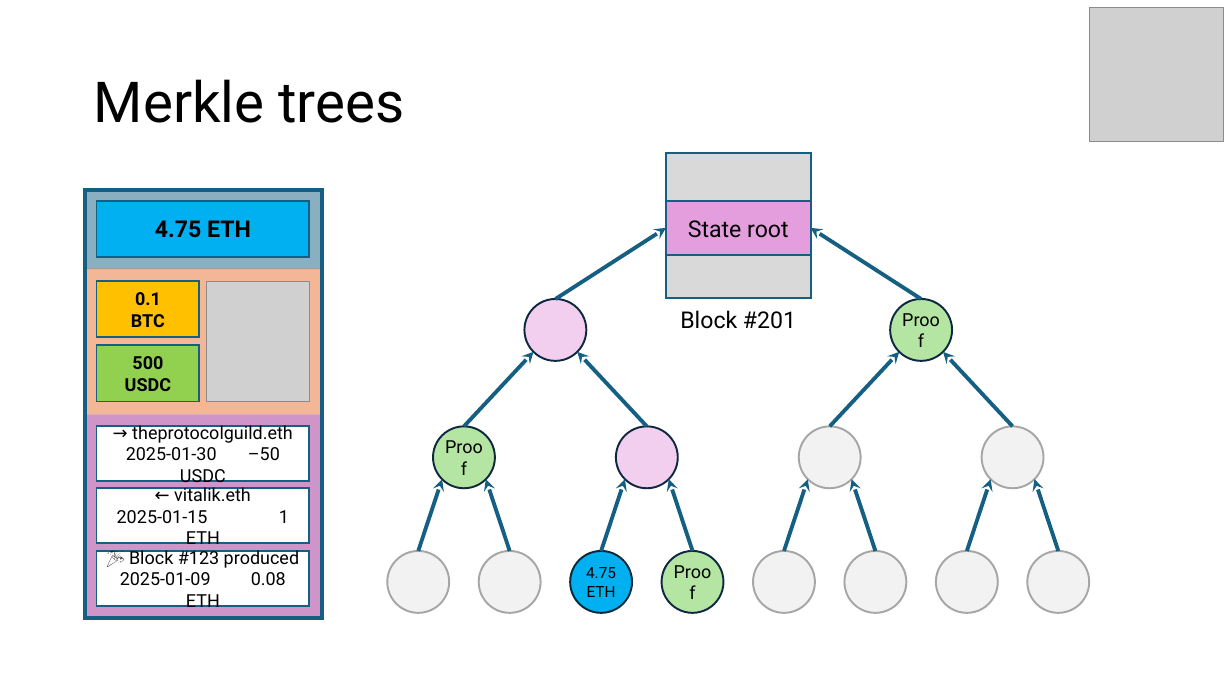
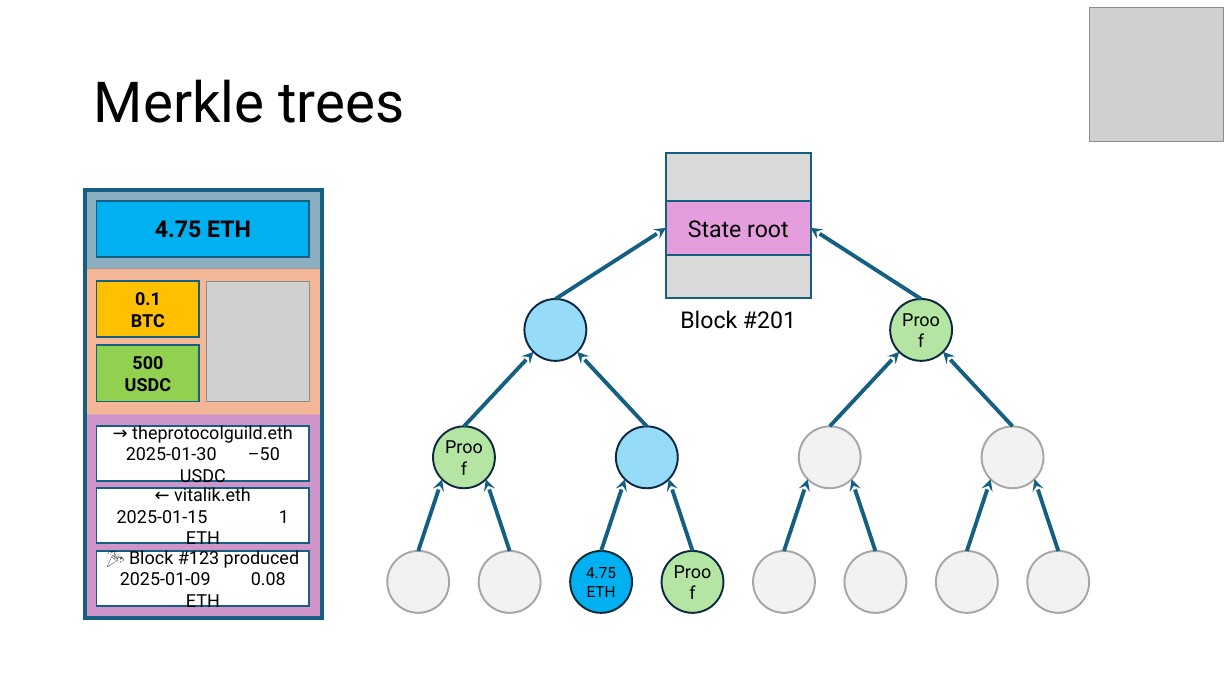
Before and after one commit to etan-status/purified-web3, a slide deck: slide 22 of Slides/2025-EthereumZuri.ch.pptx. Drawn at 1232x693 pixels with LibreOffice and Linux fonts; fonts in the diff are those of the drawing; grey boxes stand for pictures. Boxes give left, top, right and bottom in pixels: in the first picture for what was removed or moved away, otherwise in the second. Text is boxed around its words. In the diff, an @@ line names an element or a change of style, - is before the commit and + after.

```diff
--- a/Slides/2025-EthereumZuri.ch.pptx
+++ b/Slides/2025-EthereumZuri.ch.pptx
@@ ellipse at <box>525,299,587,361</box>: fill #F2CFEE to #96DCF8 @@
@@ ellipse at <box>616,426,678,488</box>: fill #F2CFEE to #96DCF8 @@
```
Also in this commit, not shown: 17 other slides changed, 2 slides added, 1 slide removed, 1 other file.
